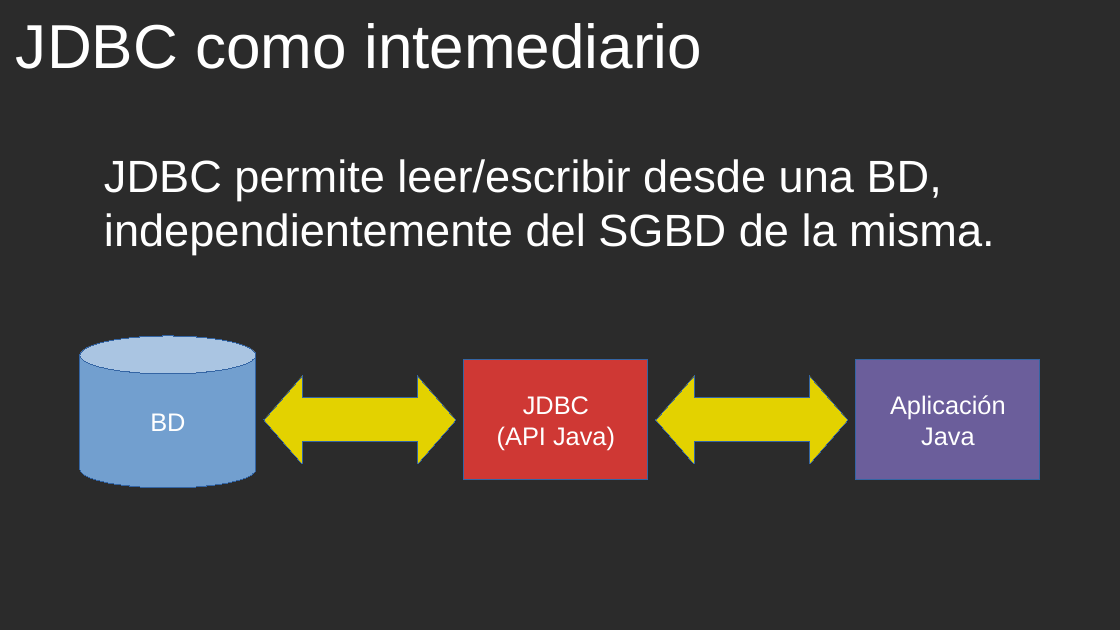
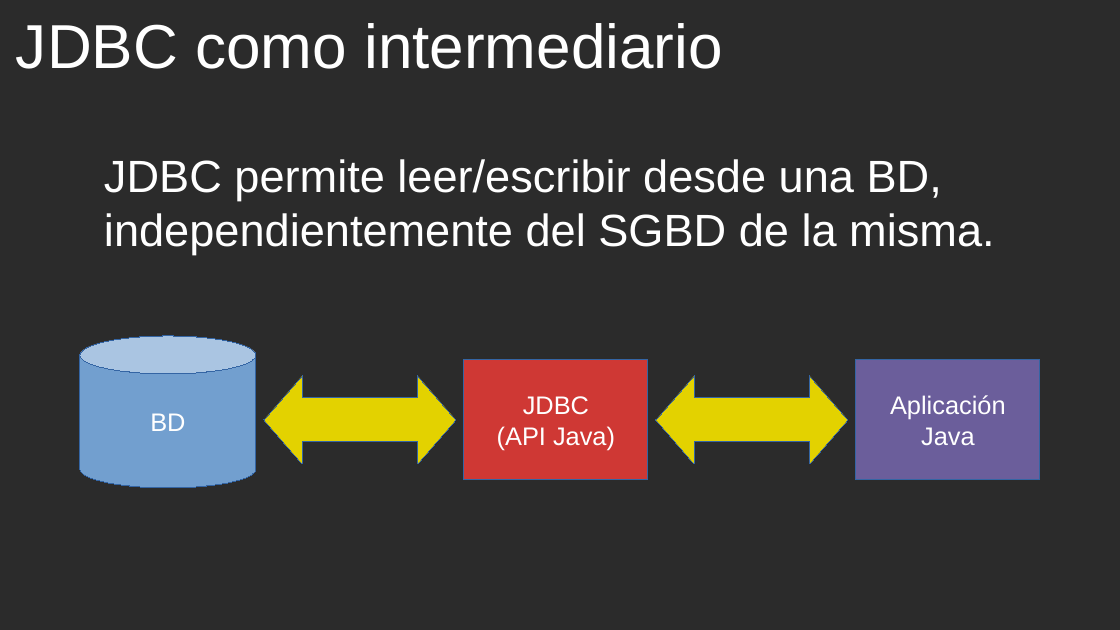
Before and after one commit to cmorenoruiz/ApuntesProgramacion, a slide deck: slide 13 of Unidad 13 Acceso a Bases de Datos/Acceso a BD Presentación para clase.odp (slide 11 before the commit). Drawn at 1120x630 pixels with LibreOffice and Linux fonts; fonts in the diff are those of the drawing; background and template pictures are left out; a plain dark background stands for a picture behind light text. Boxes give left, top, right and bottom in pixels: in the first picture for what was removed or moved away, otherwise in the second. Text is boxed around its words. In the diff, an @@ line names an element or a change of style, - is before the commit and + after.

Commit message:
Añadiendo diapositivas sobre JDBC, drivers y clases de JDBC

```diff
--- a/Unidad 13 Acceso a Bases de Datos/Acceso a BD Presentación para clase.odp
+++ b/Unidad 13 Acceso a Bases de Datos/Acceso a BD Presentación para clase.odp
@@ title at bbox=[16, 23, 723, 69]: text changed @@
-JDBC como intemediario
+JDBC como intermediario
```
Also in this commit, not shown: 3 other slides changed, 14 slides added, 1 slide removed.
